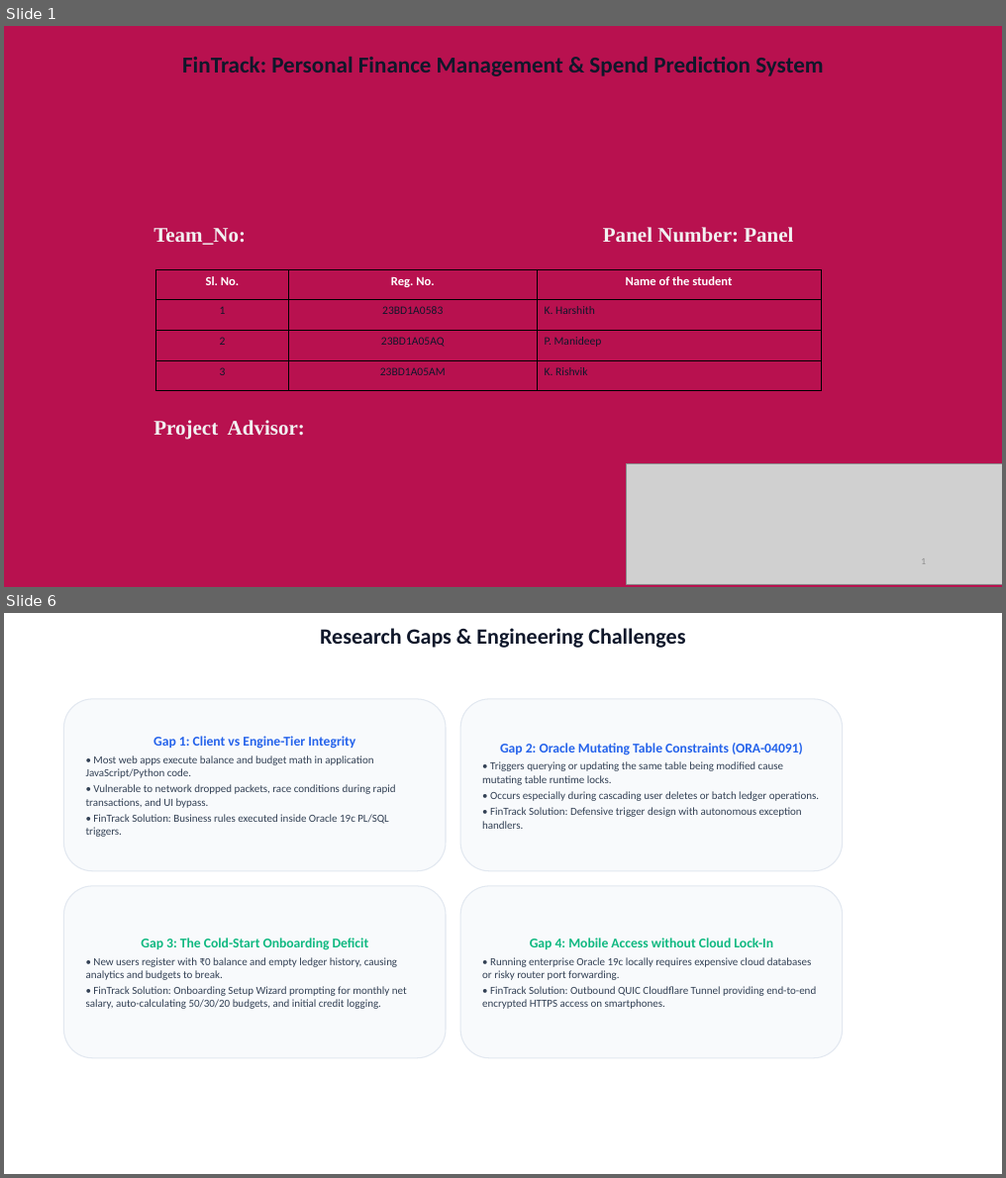
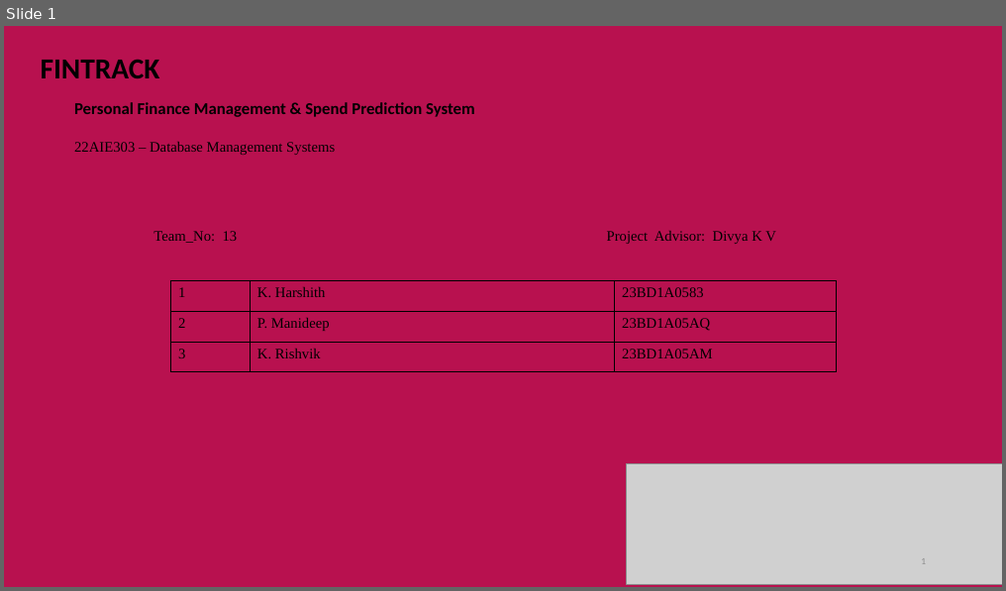
Before and after one commit to harshithchowdary999/Fintrack, a slide deck: FinTrack_Presentation.pptx. Shown one above the other, each under a label of ours: slides 1 and 6 before the commit, slide 1 after it; the slides between them are not shown. The pictures are 1006x1178 and 1006x591 pixels, drawn with LibreOffice and Linux fonts; fonts in the diff are those of the drawing; grey boxes stand for pictures; background and template pictures are left out. Boxes give left, top, right and bottom in pixels: in the first picture for what was removed or moved away, otherwise in the second. Text is boxed around its words. In the diff, an @@ line names an element or a change of style, - is before the commit and + after.

Commit message:
Update FinTrack presentation with exact Amrita DBMS 12-slide template structure and visual diagrams

```diff
--- a/FinTrack_Presentation.pptx
+++ b/FinTrack_Presentation.pptx
@@ slide 6 removed at (x1=4, y1=613, x2=1002, y2=1174), background #FFFFFF @@
@@ title removed at (x1=320, y1=628, x2=685, y2=648) @@
-Research Gaps & Engineering Challenges
@@ rounded rectangle removed at (x1=63, y1=699, x2=446, y2=871) @@
-Gap 1: Client vs Engine-Tier Integrity
-• Most web apps execute balance and budget math in application JavaScript/Python code.
-• Vulnerable to network dropped packets, race conditions during rapid transactions, and UI bypass.
-• FinTrack Solution: Business rules executed inside Oracle 19c PL/SQL triggers.
@@ rounded rectangle removed at (x1=460, y1=699, x2=843, y2=871) @@
-Gap 2: Oracle Mutating Table Constraints (ORA-04091)
-• Triggers querying or updating the same table being modified cause mutating table runtime locks.
-• Occurs especially during cascading user deletes or batch ledger operations.
-• FinTrack Solution: Defensive trigger design with autonomous exception handlers.
@@ rounded rectangle removed at (x1=63, y1=886, x2=446, y2=1059) @@
-Gap 3: The Cold-Start Onboarding Deficit
-• New users register with ₹0 balance and empty ledger history, causing analytics and budgets to break.
-• FinTrack Solution: Onboarding Setup Wizard prompting for monthly net salary, auto-calculating 50/30/20 budgets, and initial credit logging.
@@ rounded rectangle removed at (x1=460, y1=886, x2=843, y2=1059) @@
-Gap 4: Mobile Access without Cloud Lock-In
-• Running enterprise Oracle 19c locally requires expensive cloud databases or risky router port forwarding.
-• FinTrack Solution: Outbound QUIC Cloudflare Tunnel providing end-to-end encrypted HTTPS access on smartphones.
@@ page number removed at (x1=14, y1=1144, x2=76, y2=1173) @@
-6
@@ slide 1 changed as well @@
@@ text added at (x1=41, y1=59, x2=160, y2=78), 28 pt, text #000000, bold @@
+FINTRACK
@@ text at (x1=74, y1=102, x2=475, y2=117): text changed; size 22 to 16 pt; text colour #0F172A to #000000 @@
-FinTrack: Personal Finance Management & Spend Prediction System
+Personal Finance Management & Spend Prediction System
@@ text added at (x1=74, y1=142, x2=335, y2=155), 14 pt, text #000000 @@
+22AIE303 – Database Management Systems
@@ text at (x1=153, y1=231, x2=776, y2=244): text changed; size 20 to 14 pt; text colour #F2F2F2 to #000000; bold off @@
-Team_No: Panel Number: Panel
-Project Advisor:
+Team_No: 13 Project Advisor: Divya K V
@@ table at (x1=171, y1=281, x2=837, y2=372) @@
-row 1: Sl. No. | Reg. No. | Name of the student
-row 2: 1 | 23BD1A0583 | K. Harshith
-row 3: 2 | 23BD1A05AQ | P. Manideep
-row 4: 3 | 23BD1A05AM | K. Rishvik
+row 1: 1 | K. Harshith | 23BD1A0583
+row 2: 2 | P. Manideep | 23BD1A05AQ
+row 3: 3 | K. Rishvik | 23BD1A05AM
@@ table resized from (x1=156, y1=271, x2=822, y2=379) to (x1=171, y1=281, x2=837, y2=372) @@
```
Also in this commit, not shown: 1 other slide changed, 10 slides added, 20 other slides removed.
